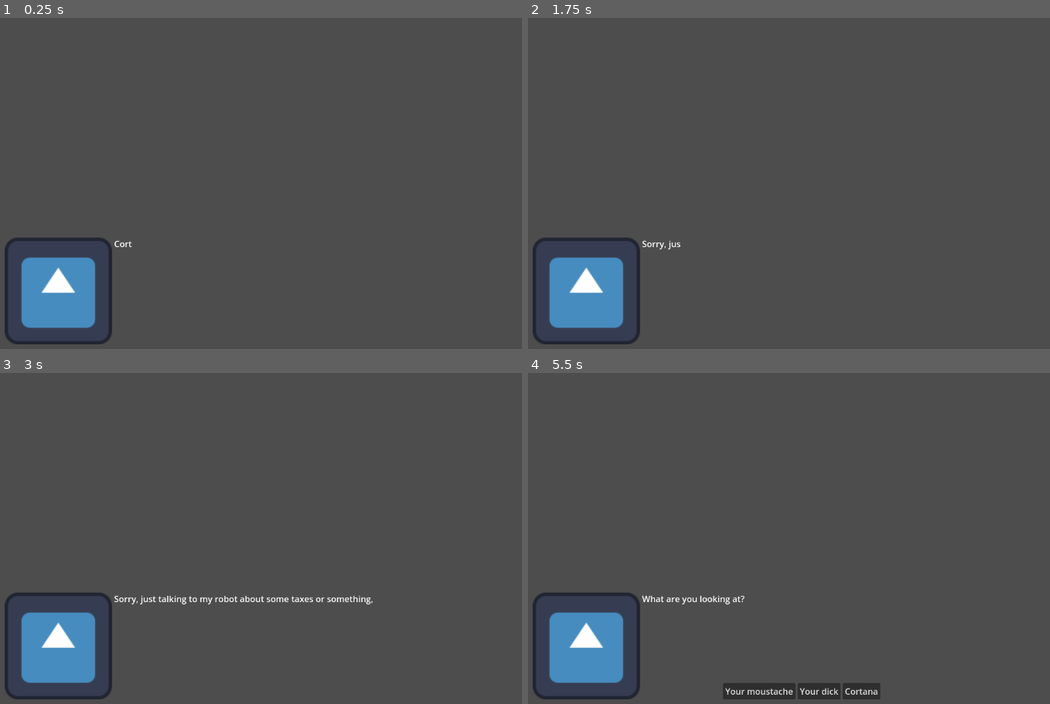
Above: before the commit, frames 1-4 (two rows, left to right).
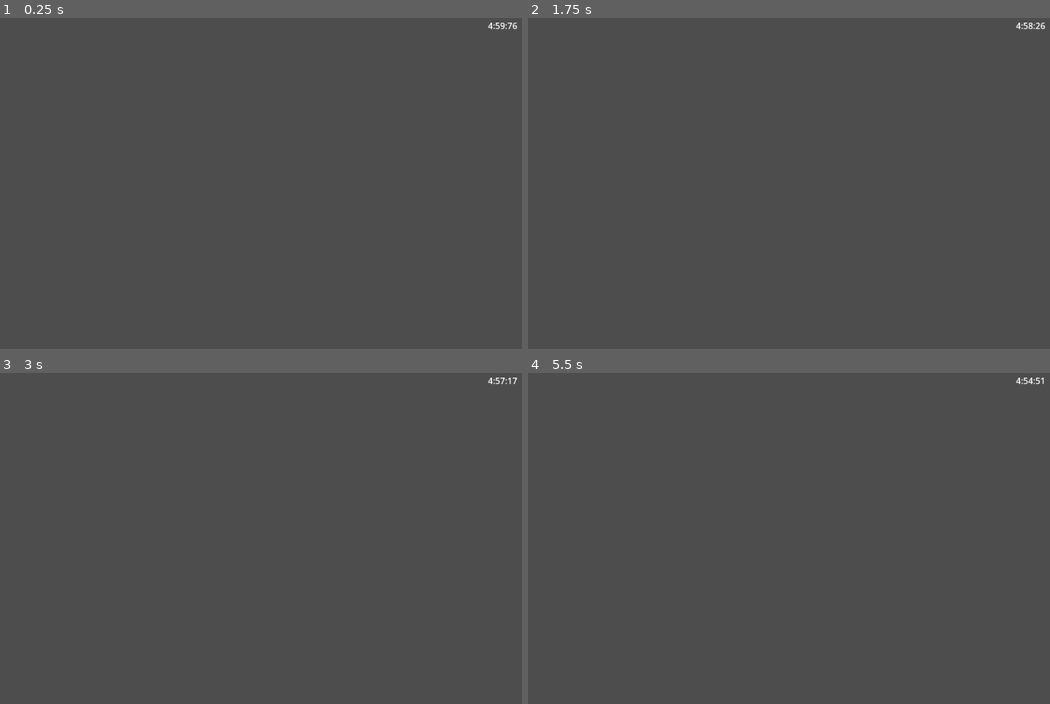
Above: after the commit, the same moments.

Repository: J-Abitria/2025-crimson-game-jam
Game: Godot game, scene res://Scenes/test_scene.tscn
Same seed, same stepped clock (60 frames per second), same inputs: the game is played once before the commit and once after it. This scene is started directly instead of the project's main scene. The engine's default icon, where the game draws it, is replaced by a stand-in: a white triangle on a blue panel in a dark square.
Inputs (mouse positions are in pixels of both pictures, inside the frame that each line leads up to):
- Up to frame 1 (0.25 s): no input
- Up to frame 2 (1.75 s): tap Enter at 0.5 s; move the mouse to (882, 163) at 0.52 s; press the mouse at (882, 163) at 0.53 s; hold D (moveRight) 0.53-1.28 s; move the mouse to (621, 200) at 1.27 s; release the mouse at (621, 200) at 1.28 s; hold S (moveDown) from 1.28 s (still down); click (621, 200) at 1.35 s
- Up to frame 3 (3 s): move the mouse to (281, 462) at 2.02 s; release S (moveDown) at 2.03 s; press the mouse at (281, 462) at 2.03 s; hold D (moveRight) 2.03-2.78 s; move the mouse to (187, 604) at 2.77 s; release the mouse at (187, 604) at 2.78 s; hold W (moveUp) from 2.78 s (still down); click (187, 604) at 2.85 s
- Up to frame 4 (5.5 s): move the mouse to (935, 588) at 3.52 s; release W (moveUp) at 3.53 s; press the mouse at (935, 588) at 3.53 s; hold A (moveLeft) 3.53-5.03 s; move the mouse to (559, 485) at 4.27 s; release the mouse at (559, 485) at 4.28 s; click (559, 485) at 4.35 s; move the mouse to (778, 538) at 5.02 s; press the mouse at (778, 538) at 5.03 s; hold S (moveDown) from 5.03 s (still down)

The runs differ from the first frame. In frame 1, 4.0% of the frame differs, in the area x 0-100%, y 1-99%; in frame 2, 4.0%; in frame 3, 4.4%; in frame 4, 5.5%, in the area x 0-99%, y 1-99%.

Commit message:
Added timer UI

Diff:
--- a/2025-crimson-game-jam/Resources/master_chief_dialogue.tres
+++ b/2025-crimson-game-jam/Resources/master_chief_dialogue.tres
@@ -1,85 +1,8 @@
-[gd_resource type="Resource" script_class="DialogueSystem" load_steps=20 format=3 uid="uid://kt6jd8n1w1el"]
+[gd_resource type="Resource" script_class="DialogueSystem" load_steps=3 format=3 uid="uid://kt6jd8n1w1el"]
 
 [ext_resource type="Script" uid="uid://byu3y2b647a13" path="res://Scripts/Dialogue System/dialogue_state.gd" id="1_00s1u"]
-[ext_resource type="Script" uid="uid://behe0uh46otj5" path="res://Scripts/Dialogue System/dialogue_type.gd" id="2_k2wg2"]
-[ext_resource type="Script" uid="uid://kxn1wk24aq4t" path="res://Scripts/Dialogue System/display_dialogue.gd" id="3_5wfc1"]
-[ext_resource type="Script" uid="uid://dk6ucly77kk0h" path="res://Scripts/Dialogue System/response_dialogue.gd" id="4_ea4og"]
-[ext_resource type="Script" uid="uid://cvs5pisxmvodb" path="res://Scripts/Dialogue System/response_option.gd" id="4_k2wg2"]
 [ext_resource type="Script" uid="uid://c8wa8mk28h4ff" path="res://Scripts/Dialogue System/dialogue_system.gd" id="5_5kq7j"]
-
-[sub_resource type="Resource" id="Resource_2kgi5"]
-script = ExtResource("3_5wfc1")
-text = "Cortana, who the hell is this guy?"
-metadata/_custom_type_script = "uid://kxn1wk24aq4t"
-
-[sub_resource type="Resource" id="Resource_i5ux8"]
-script = ExtResource("3_5wfc1")
-text = "Sorry, just talking to my robot about some taxes or something, so what's up?"
-metadata/_custom_type_script = "uid://kxn1wk24aq4t"
-
-[sub_resource type="Resource" id="Resource_k2wg2"]
-script = ExtResource("4_k2wg2")
-response = "Your moustache"
-jealousy_value = 10
-state_transition_index = 1
-metadata/_custom_type_script = "uid://cvs5pisxmvodb"
-
-[sub_resource type="Resource" id="Resource_5wfc1"]
-script = ExtResource("4_k2wg2")
-response = "Your dick"
-jealousy_value = 100
-state_transition_index = 2
-metadata/_custom_type_script = "uid://cvs5pisxmvodb"
-
-[sub_resource type="Resource" id="Resource_5kq7j"]
-script = ExtResource("4_k2wg2")
-response = "Cortana"
-jealousy_value = -10
-state_transition_index = 3
-metadata/_custom_type_script = "uid://cvs5pisxmvodb"
-
-[sub_resource type="Resource" id="Resource_ea4og"]
-script = ExtResource("4_ea4og")
-responses = Array[ExtResource("4_k2wg2")]([SubResource("Resource_k2wg2"), SubResource("Resource_5wfc1"), SubResource("Resource_5kq7j")])
-text = "What are you looking at?"
-metadata/_custom_type_script = "uid://dk6ucly77kk0h"
-
-[sub_resource type="Resource" id="Resource_w22vx"]
-script = ExtResource("1_00s1u")
-dialogue = Array[ExtResource("2_k2wg2")]([SubResource("Resource_2kgi5"), SubResource("Resource_i5ux8"), SubResource("Resource_ea4og")])
-metadata/_custom_type_script = "uid://byu3y2b647a13"
-
-[sub_resource type="Resource" id="Resource_0khax"]
-script = ExtResource("3_5wfc1")
-text = "Oh... I didn't know you could see that..."
-metadata/_custom_type_script = "uid://kxn1wk24aq4t"
-
-[sub_resource type="Resource" id="Resource_40vew"]
-script = ExtResource("1_00s1u")
-dialogue = Array[ExtResource("2_k2wg2")]([SubResource("Resource_0khax")])
-metadata/_custom_type_script = "uid://byu3y2b647a13"
-
-[sub_resource type="Resource" id="Resource_hphxb"]
-script = ExtResource("3_5wfc1")
-text = "Damn, thought I told Cortana to remind me to zip up..."
-metadata/_custom_type_script = "uid://kxn1wk24aq4t"
-
-[sub_resource type="Resource" id="Resource_m0tuq"]
-script = ExtResource("1_00s1u")
-dialogue = Array[ExtResource("2_k2wg2")]([SubResource("Resource_hphxb")])
-metadata/_custom_type_script = "uid://byu3y2b647a13"
-
-[sub_resource type="Resource" id="Resource_q8eja"]
-script = ExtResource("3_5wfc1")
-text = "Fuck you"
-metadata/_custom_type_script = "uid://kxn1wk24aq4t"
-
-[sub_resource type="Resource" id="Resource_hwu8f"]
-script = ExtResource("1_00s1u")
-dialogue = Array[ExtResource("2_k2wg2")]([SubResource("Resource_q8eja")])
-metadata/_custom_type_script = "uid://byu3y2b647a13"
 
 [resource]
 script = ExtResource("5_5kq7j")
-dialogue_states = Array[ExtResource("1_00s1u")]([SubResource("Resource_w22vx"), SubResource("Resource_40vew"), SubResource("Resource_m0tuq"), SubResource("Resource_hwu8f")])
 metadata/_custom_type_script = "uid://c8wa8mk28h4ff"
--- a/2025-crimson-game-jam/Scenes/test_scene.tscn
+++ b/2025-crimson-game-jam/Scenes/test_scene.tscn
@@ -1,12 +1,13 @@
-[gd_scene load_steps=2 format=3 uid="uid://c8vl1f1vaytom"]
+[gd_scene load_steps=3 format=3 uid="uid://c8vl1f1vaytom"]
 
 [ext_resource type="PackedScene" uid="uid://b28pd02fha6bk" path="res://Scenes/UI/dialogue_box.tscn" id="1_3dogw"]
+[ext_resource type="Script" uid="uid://bgbdi0ijres2e" path="res://Scripts/UI/timer_label.gd" id="2_r5l72"]
 
 [node name="Node2D" type="Node2D"]
 
 [node name="CanvasLayer" type="CanvasLayer" parent="."]
 
-[node name="Control" type="Control" parent="CanvasLayer"]
+[node name="Game UI" type="Control" parent="CanvasLayer"]
 layout_mode = 3
 anchors_preset = 15
 anchor_right = 1.0
@@ -14,7 +15,7 @@
 grow_horizontal = 2
 grow_vertical = 2
 
-[node name="MarginContainer" type="MarginContainer" parent="CanvasLayer/Control"]
+[node name="MarginContainer" type="MarginContainer" parent="CanvasLayer/Game UI"]
 layout_mode = 1
 anchors_preset = 15
 anchor_right = 1.0
@@ -26,5 +27,20 @@
 theme_override_constants/margin_right = 20
 theme_override_constants/margin_bottom = 20
 
-[node name="DialogueBox" parent="CanvasLayer/Control/MarginContainer" instance=ExtResource("1_3dogw")]
+[node name="Timer" type="Control" parent="CanvasLayer/Game UI/MarginContainer"]
 layout_mode = 2
+
+[node name="Label" type="Label" parent="CanvasLayer/Game UI/MarginContainer/Timer"]
+layout_mode = 1
+anchors_preset = 1
+anchor_left = 1.0
+anchor_right = 1.0
+offset_left = -55.0
+offset_bottom = 23.0
+grow_horizontal = 0
+text = "5:00:00"
+script = ExtResource("2_r5l72")
+time_alloted_minutes = 5
+
+[node name="DialogueBox" parent="CanvasLayer/Game UI/MarginContainer" instance=ExtResource("1_3dogw")]
+layout_mode = 2
--- a/2025-crimson-game-jam/Scripts/Dialogue System/dialogue_system.gd
+++ b/2025-crimson-game-jam/Scripts/Dialogue System/dialogue_system.gd
@@ -5,10 +5,13 @@
 var current_state_index: int = 0
 
 func get_next() -> DialogueType:
-	var dialogue_type: DialogueType = dialogue_states[current_state_index].get_next()
-	if !dialogue_type:
-		update_state()
-	return dialogue_type
+	if current_state_index < dialogue_states.size():
+		var dialogue_type: DialogueType = dialogue_states[current_state_index].get_next()
+		if !dialogue_type:
+			update_state()
+		return dialogue_type
+	else:
+		return null
 
 func update_state() -> void:
 	current_state_index = dialogue_states[current_state_index].transition_state_index
--- /dev/null
+++ b/2025-crimson-game-jam/Scripts/UI/timer_label.gd
@@ -0,0 +1,16 @@
+extends Label
+
+@export var time_alloted_minutes: int
+var start_time: int
+
+func _ready() -> void:
+	start_time = Time.get_ticks_msec()
+
+func _physics_process(_delta: float) -> void:
+	var time_elapsed = Time.get_ticks_msec() - start_time
+	var time_remaining = time_alloted_minutes * 60000 - time_elapsed
+	if (time_remaining / 1000) % 60 < 10:
+		text = str(time_remaining / 60000) + ":0"
+	else:
+		text = str(time_remaining / 60000) + ":"
+	text += str((time_remaining / 1000) % 60) + ":" + str(time_remaining % 1000).substr(0,2)
--- a/2025-crimson-game-jam/project.godot
+++ b/2025-crimson-game-jam/project.godot
@@ -19,6 +19,10 @@
 
 MusicManager="*res://Scripts/Autoloads/music_manager.gd"
 EventTrigger="*res://Scripts/Autoloads/event_trigger.gd"
+
+[debug]
+
+gdscript/warnings/integer_division=0
 
 [input]
 
Not shown, added: 2025-crimson-game-jam/Scripts/UI/timer_label.gd.uid
